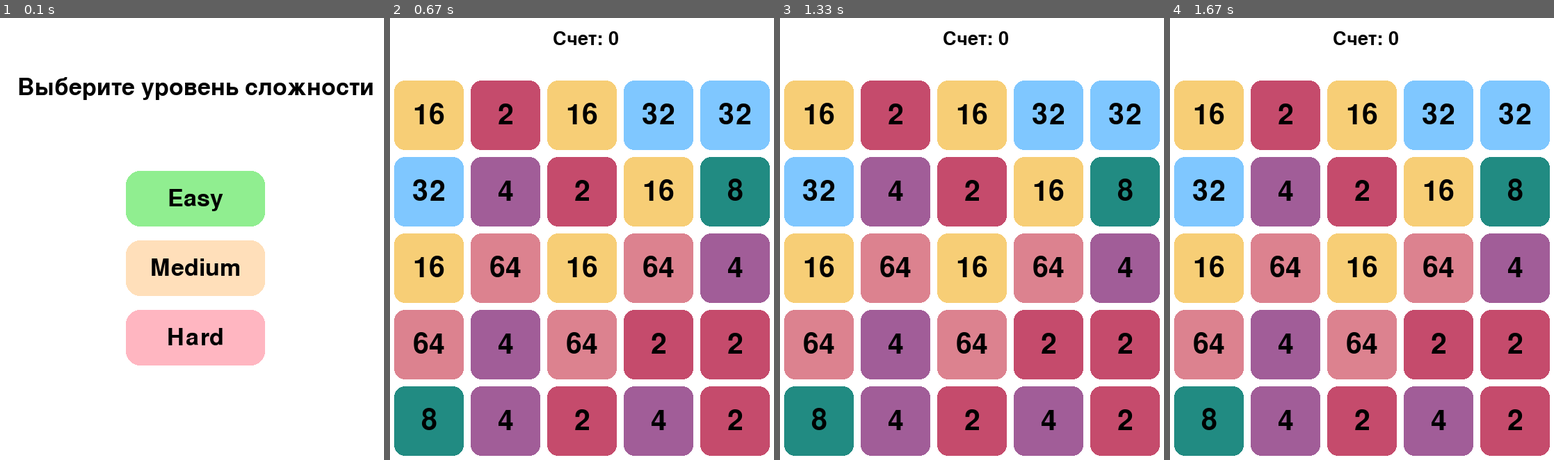
Above: before the commit, frames 1-4 (left to right).
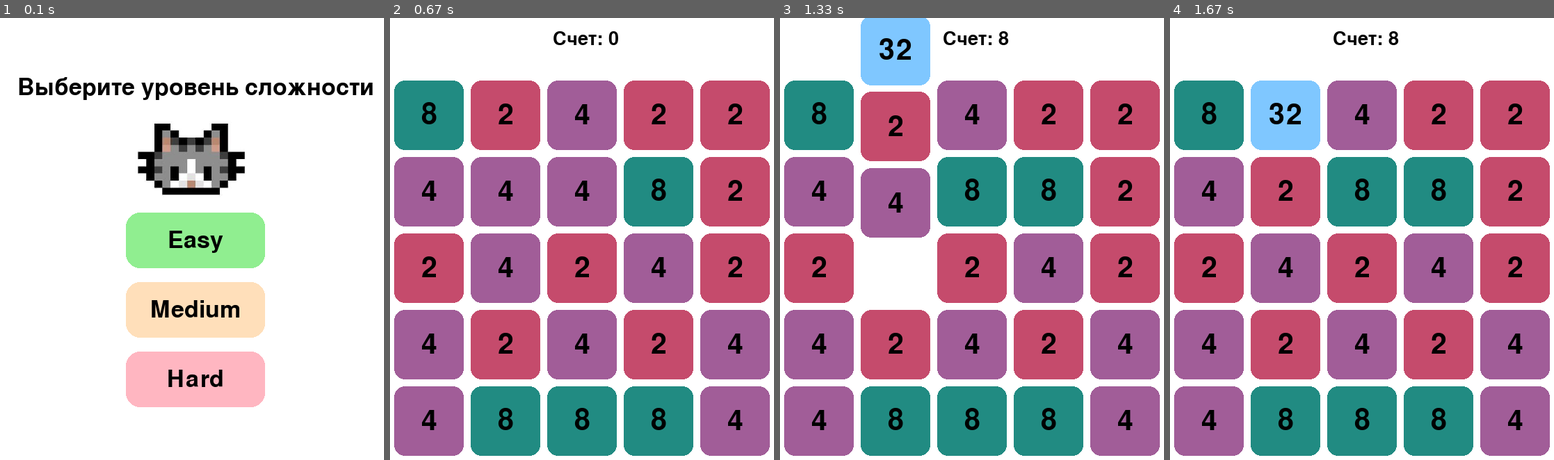
Above: after the commit, the same moments.

Repository: MikhailovaDiana/pygame
Game: pygame game, started from 2048.py
Two runs of this game, one before a commit and one after it. Both use one fixed random seed, a clock stepped at 60 frames per second and the inputs below.
Inputs (mouse positions are in pixels of both pictures, inside the frame that each line leads up to):
- Up to frame 1 (0.1 s): no input
- Up to frame 2 (0.67 s): press the mouse at (489, 247) at 0.37 s; move the mouse to (555, 296) at 0.47 s; release the mouse at (624, 345) at 0.6 s
- Up to frame 3 (1.33 s): press the mouse at (879, 247) at 0.7 s; move the mouse to (887, 163) at 0.8 s; release the mouse at (899, 79) at 0.93 s; press the mouse at (879, 247) at 1.03 s; move the mouse to (991, 172) at 1.13 s; release the mouse at (1106, 101) at 1.27 s
- Up to frame 4 (1.67 s): no input

The runs differ from the first frame. In frame 1, 18% of the frame differs, in the area x 32-70%, y 23-89%; in frame 2, 61%; in frame 3, 65%; in frame 4, 66%, in the area x 1-99%, y 2-100%.

Commit message:
Финальная стадия

Diff:
--- a/2048.py
+++ b/2048.py
@@ -51,14 +51,40 @@
 falling_cells = []
 score = 0
 
-START_MENU = 0
-GAME_ACTIVE = 1
-game_state = START_MENU
+game_state = 0
 
 EASY = "Easy"
 MEDIUM = "Medium"
 HARD = "Hard"
 current_difficulty = MEDIUM
+
+
+# Загрузка изображений для смены на стартовом экране
+image_paths = ["cat1.jpg", "cat2.jpg"]  # Замените на пути к вашим изображениям
+current_image_index = 0
+
+# Класс для спрайтов
+class ImageSprite(pygame.sprite.Sprite):
+    def __init__(self, image_path, x, y, width, height):
+        super().__init__()
+        self.original_image = pygame.image.load(image_path)
+        self.image = pygame.transform.scale(self.original_image, (width, height))  # Масштабируем изображение
+        self.rect = self.image.get_rect(center=(x, y))
+
+# Размеры и позиция картинки
+IMAGE_WIDTH = 200  # Ширина картинки
+IMAGE_HEIGHT = 150  # Высота картинки
+IMAGE_X = WIDTH // 2  # Центр по горизонтали
+IMAGE_Y = 200  # Позиция по вертикали (между надписью и кнопкой)
+
+# Создание спрайта для отображения картинки
+image_sprite = ImageSprite(image_paths[current_image_index], IMAGE_X, IMAGE_Y, IMAGE_WIDTH, IMAGE_HEIGHT)
+sprite_group = pygame.sprite.Group(image_sprite)
+
+# Таймер для смены изображений
+change_image_event = pygame.USEREVENT + 1
+pygame.time.set_timer(change_image_event, 500)  # 2000 мс = 2 секунды
+
 
 def render_value(value):
     # заменяет большое число на число+К
@@ -271,15 +297,17 @@
     title_rect = title_text.get_rect(center=(WIDTH // 2, 100))
     screen.blit(title_text, title_rect)
 
+    # Отрисовка спрайта с картинкой
+    sprite_group.draw(screen)
+
     # Цвета для уровней сложности
-    easy_color = (144, 238, 144)  # Светло-зеленый
-    medium_color = (255, 223, 186)  # Светло-оранжевый
-    hard_color = (255, 182, 193)  # Светло-розовый
-
-    # Рисуем прямоугольники для уровней сложности
-    easy_rect = pygame.Rect(WIDTH // 2 - 100, 220, 200, 80)
-    medium_rect = pygame.Rect(WIDTH // 2 - 100, 320, 200, 80)
-    hard_rect = pygame.Rect(WIDTH // 2 - 100, 420, 200, 80)
+    easy_color = (144, 238, 144)
+    medium_color = (255, 223, 186)
+    hard_color = (255, 182, 193)
+
+    easy_rect = pygame.Rect(WIDTH // 2 - 100, 280, 200, 80)  # Кнопка Easy ниже картинки
+    medium_rect = pygame.Rect(WIDTH // 2 - 100, 380, 200, 80)
+    hard_rect = pygame.Rect(WIDTH // 2 - 100, 480, 200, 80)
 
     pygame.draw.rect(screen, easy_color, easy_rect, border_radius=20)
     pygame.draw.rect(screen, medium_color, medium_rect, border_radius=20)
@@ -326,18 +354,16 @@
 
 
 def handle_menu_click(pos):
-    # Обрабатывает клик в стартовом меню
     global game_state, current_difficulty
-    # Проверяем, куда кликнул пользователь
-    if 220 <= pos[1] <= 300:  # Easy
+    if 280 <= pos[1] <= 360:  # Easy
         current_difficulty = EASY
-        game_state = GAME_ACTIVE
-    elif 320 <= pos[1] <= 400:  # Medium
+        game_state = 1
+    elif 380 <= pos[1] <= 460:  # Medium
         current_difficulty = MEDIUM
-        game_state = GAME_ACTIVE
-    elif 420 <= pos[1] <= 500:  # Hard
+        game_state = 1
+    elif 480 <= pos[1] <= 560:  # Hard
         current_difficulty = HARD
-        game_state = GAME_ACTIVE
+        game_state = 1
 
 def initialize_grid():
     # Инициализирует игровое поле в зависимости от выбранного уровня сложности
@@ -391,7 +417,7 @@
     # Проверяет, остались ли на поле клетки, которые можно объединить
     for i in range(5):
         for j in range(5):
-            for di, dj in [(-1, 0), (1, 0), (0, -1), (0, 1)]:
+            for di, dj in [(-1, 0), (1, 0), (0, -1), (0, 1), (-1, 1), (1, 1), (-1, -1)]:
                 ni, nj = i + di, j + dj
                 if 0 <= ni < 5 and 0 <= nj < 5:
                     if grid[ni][nj] == grid[i][j]:
@@ -440,7 +466,7 @@
 show_records = False
 
 while running:
-    if game_state == START_MENU:
+    if game_state == 0:
         draw_start_menu()
         for event in pygame.event.get():
             if event.type == pygame.QUIT:
@@ -449,7 +475,14 @@
                 if event.button == 1:
                     handle_menu_click(event.pos)
                     initialize_grid()
-    elif game_state == GAME_ACTIVE:
+            elif event.type == change_image_event:
+                # Смена картинки каждые 2 секунды
+                current_image_index = (current_image_index + 1) % len(image_paths)
+                image_sprite.image = pygame.transform.scale(
+                    pygame.image.load(image_paths[current_image_index]),
+                    (IMAGE_WIDTH, IMAGE_HEIGHT)
+                )
+    elif game_state == 1:
         if not game_over:
             screen.fill(WHITE)
             if dragging:
@@ -484,7 +517,7 @@
                             if back_rect.collidepoint(event.pos):
                                 show_records = False
                                 restart_game()
-                                game_state = START_MENU
+                                game_state = 0
         else:
             for event in pygame.event.get():
                 if event.type == pygame.QUIT:
